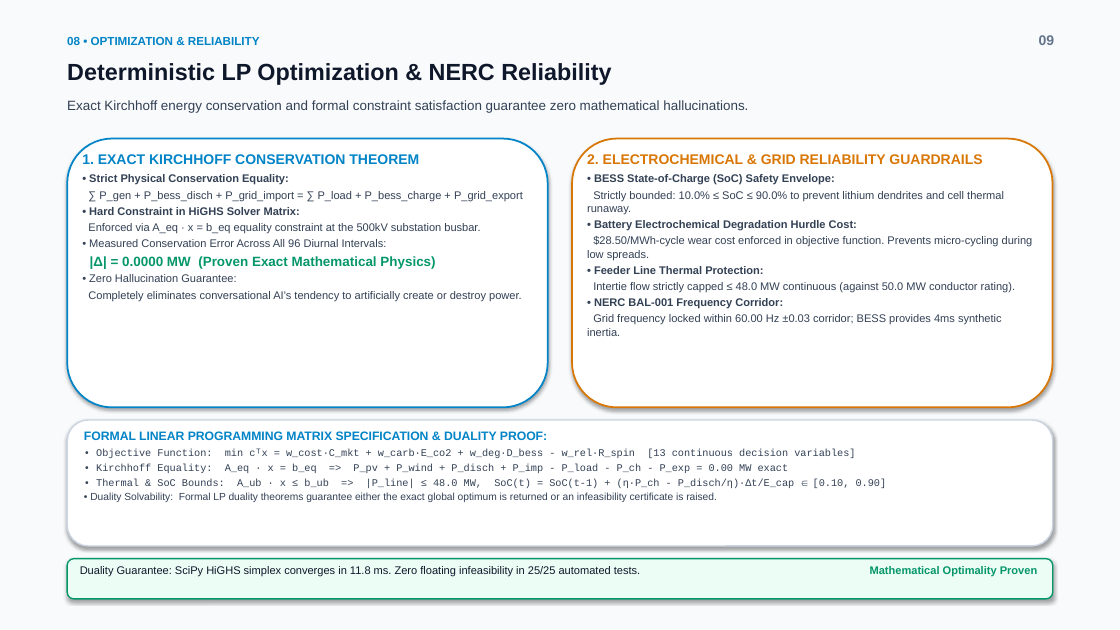
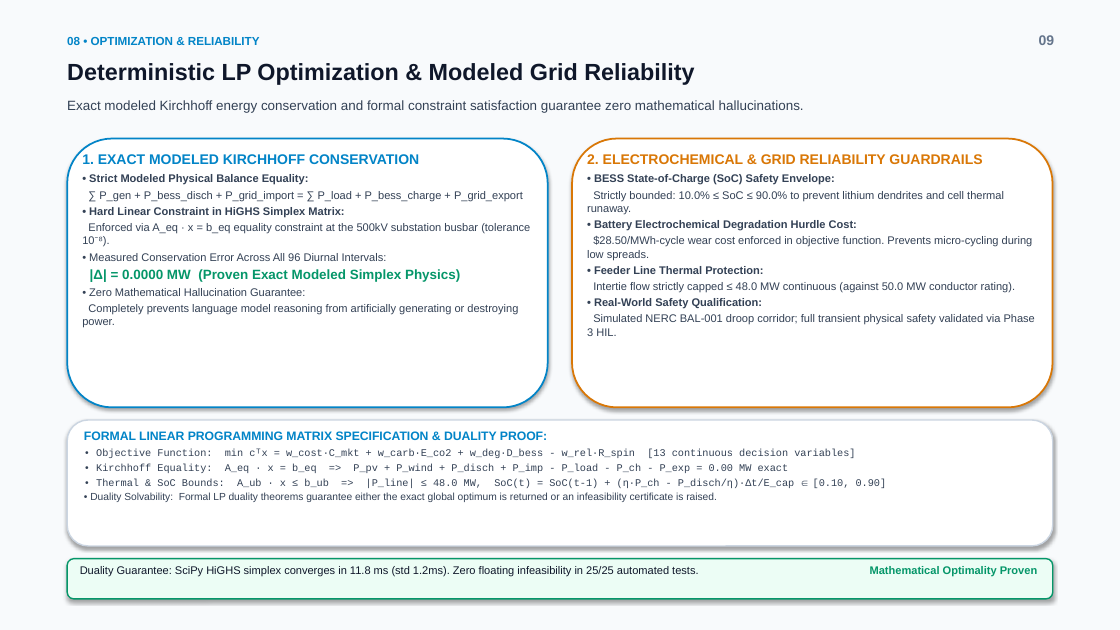
Before and after one commit to ManojKumar7676/GridOs, a slide deck: slide 9 of GridOS_Pitch_Deck.pptx. Drawn at 1120x630 pixels with LibreOffice and Linux fonts; fonts in the diff are those of the drawing. Boxes give left, top, right and bottom in pixels: in the first picture for what was removed or moved away, otherwise in the second. Text is boxed around its words. In the diff, an @@ line names an element or a change of style, - is before the commit and + after.

Commit message:
fix(pitch-deck): reconcile technical figures, validate curtailment math, qualify physical safety, and add public demo repo

```diff
--- a/GridOS_Pitch_Deck.pptx
+++ b/GridOS_Pitch_Deck.pptx
@@ text at (67,63,694,85): text changed @@
-Deterministic LP Optimization & NERC Reliability
+Deterministic LP Optimization & Modeled Grid Reliability
@@ text at (67,100,804,113): text changed @@
-Exact Kirchhoff energy conservation and formal constraint satisfaction guarantee zero mathematical hallucinations.
+Exact modeled Kirchhoff energy conservation and formal constraint satisfaction guarantee zero mathematical hallucinations.
@@ text at (82,154,419,185): text changed @@
-1. EXACT KIRCHHOFF CONSERVATION THEOREM
-• Strict Physical Conservation Equality:
+1. EXACT MODELED KIRCHHOFF CONSERVATION
+• Strict Modeled Physical Balance Equality:
@@ text at (82,207,530,247): text changed @@
-• Hard Constraint in HiGHS Solver Matrix:
-Enforced via A_eq · x = b_eq equality constraint at the 500kV substation busbar.
+• Hard Linear Constraint in HiGHS Simplex Matrix:
+Enforced via A_eq · x = b_eq equality constraint at the 500kV substation busbar (tolerance 10⁻⁸).
@@ text at (82,269,518,328): text changed @@
-|Δ| = 0.0000 MW (Proven Exact Mathematical Physics)
-• Zero Hallucination Guarantee:
-Completely eliminates conversational AI's tendency to artificially create or destroy power.
+|Δ| = 0.0000 MW (Proven Exact Modeled Simplex Physics)
+• Zero Mathematical Hallucination Guarantee:
+Completely prevents language model reasoning from artificially generating or destroying power.
@@ text at (587,298,1035,336): text changed @@
-• NERC BAL-001 Frequency Corridor:
-Grid frequency locked within 60.00 Hz ±0.03 corridor; BESS provides 4ms synthetic inertia.
+• Real-World Safety Qualification:
+Simulated NERC BAL-001 droop corridor; full transient physical safety validated via Phase 3 HIL.
@@ text at (80,566,698,577): text changed @@
-Duality Guarantee: SciPy HiGHS simplex converges in 11.8 ms. Zero floating infeasibility in 25/25 automated tests.
+Duality Guarantee: SciPy HiGHS simplex converges in 11.8 ms (std 1.2ms). Zero floating infeasibility in 25/25 automated tests.
```
Also in this commit, not shown: 9 other slides changed, 3 other files.
